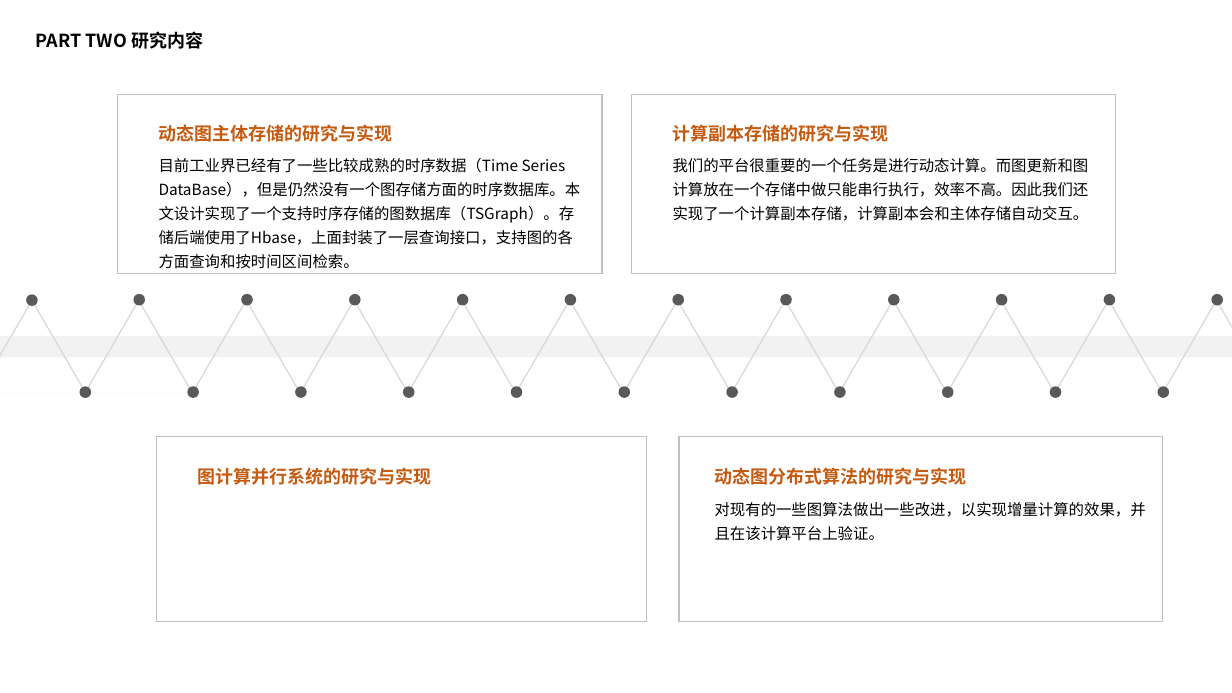
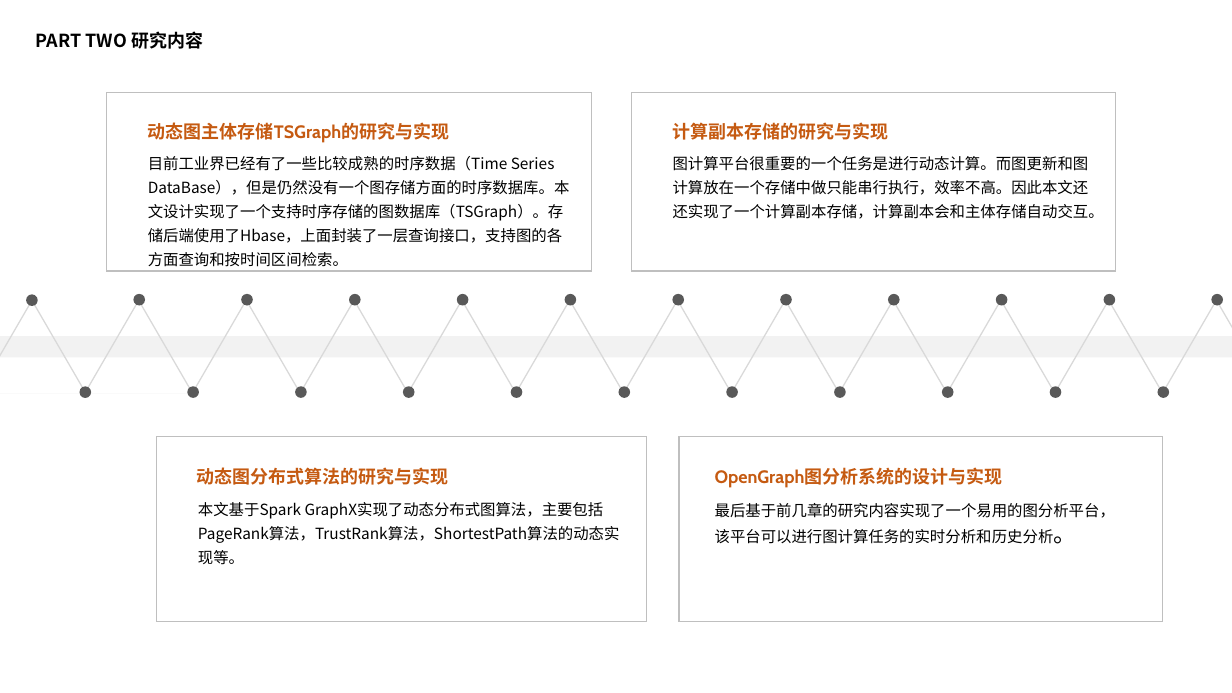
Before and after one commit to zhaobingcn/mypaper, a slide deck: slide 7 of 赵炳-答辩报告 [自动保存].pptx. Drawn at 1232x693 pixels with LibreOffice and Linux fonts; fonts in the diff are those of the drawing. Boxes give left, top, right and bottom in pixels: in the first picture for what was removed or moved away, otherwise in the second. Text is boxed around its words. In the diff, an @@ line names an element or a change of style, - is before the commit and + after.

```diff
--- a/赵炳-答辩报告 [自动保存].pptx
+++ b/赵炳-答辩报告 [自动保存].pptx
@@ rectangle: place and size @@
-rectangle at (117, 94, 603, 274)
+rectangle at (106, 92, 592, 272)
@@ text "目前工业界已经有了一些比较成熟的时序数据（Time Series DataBase），但是仍然没有一个图存储方面的时序数 ...": place and size @@
-text "目前工业界已经有了一些比较成熟的时序数据（Time Series DataBase），但是仍然没有一个图存储方面的时序数 ..." at (159, 158, 581, 269)
+text "目前工业界已经有了一些比较成熟的时序数据（Time Series DataBase），但是仍然没有一个图存储方面的时序数 ..." at (148, 156, 570, 267)
@@ text at (148, 122, 450, 143): text changed @@
-动态图主体存储的研究与实现
+动态图主体存储TSGraph的研究与实现
@@ text at (673, 156, 1104, 219): text changed @@
-我们的平台很重要的一个任务是进行动态计算。而图更新和图计算放在一个存储中做只能串行执行，效率不高。因此我们还实现了一个计算副本存储，计算副本会和主体存储自动交互。
+图计算平台很重要的一个任务是进行动态计算。而图更新和图计算放在一个存储中做只能串行执行，效率不高。因此本文还还实现了一个计算副本存储，计算副本会和主体存储自动交互。
@@ text "动态图分布式算法的研究与实现": place and size @@
-text "动态图分布式算法的研究与实现" at (715, 467, 967, 485)
+text "动态图分布式算法的研究与实现" at (196, 467, 448, 485)
@@ text removed at (198, 467, 432, 485) @@
-图计算并行系统的研究与实现
@@ text added at (715, 468, 1003, 488), 14 pt, text #C55A11, bold @@
+OpenGraph图分析系统的设计与实现
@@ text added at (198, 502, 620, 565), 12 pt, text #000000 @@
+本文基于Spark GraphX实现了动态分布式图算法，主要包括PageRank算法，TrustRank算法，ShortestPath算法的动态实现等。
@@ text removed at (715, 502, 1146, 541) @@
-对现有的一些图算法做出一些改进，以实现增量计算的效果，并且在该计算平台上验证。
@@ text added at (715, 503, 1115, 544), 12 pt, text #000000 @@
+最后基于前几章的研究内容实现了一个易用的图分析平台，该平台可以进行图计算任务的实时分析和历史分析。
```
Also in this commit, not shown: 15 other slides changed, 14 slides added, 13 slides removed, 1 other file.
